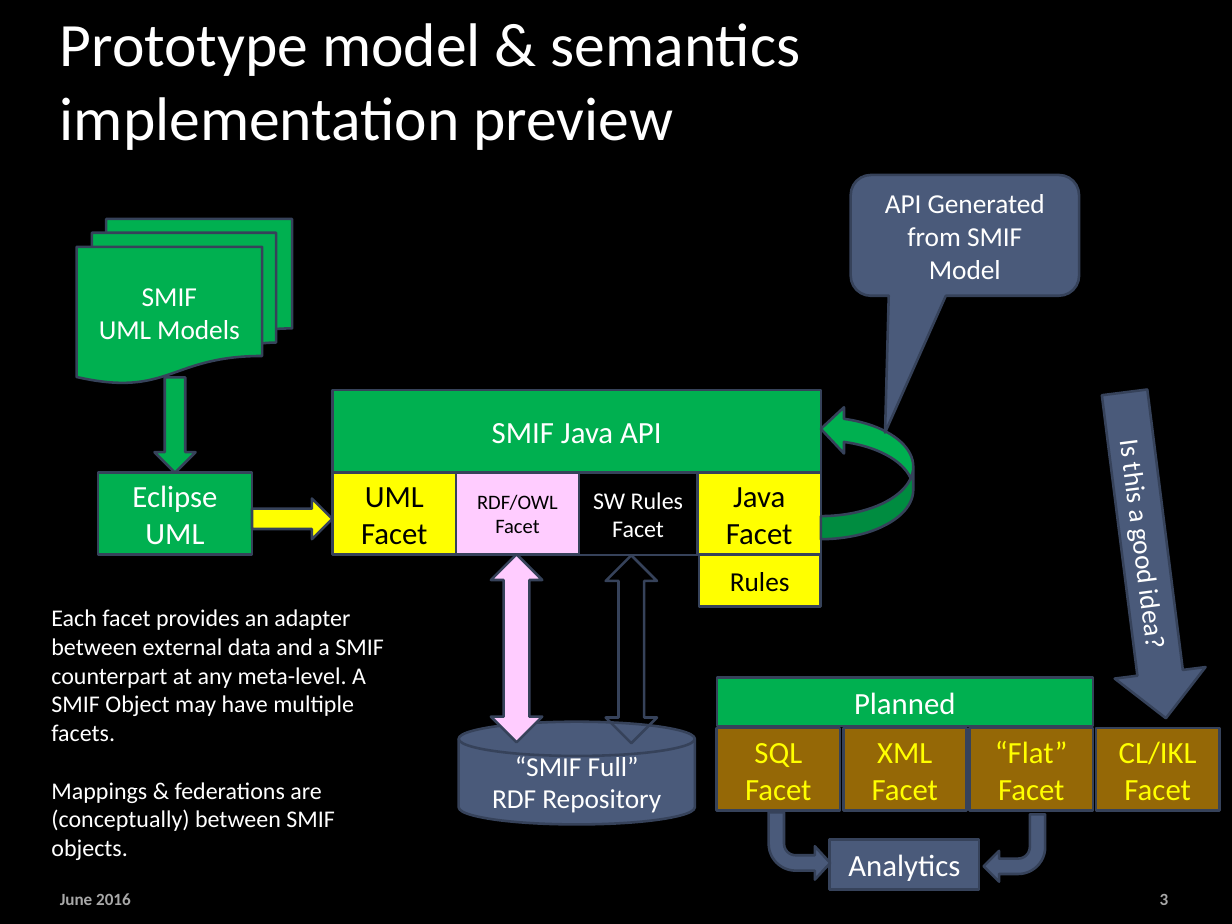
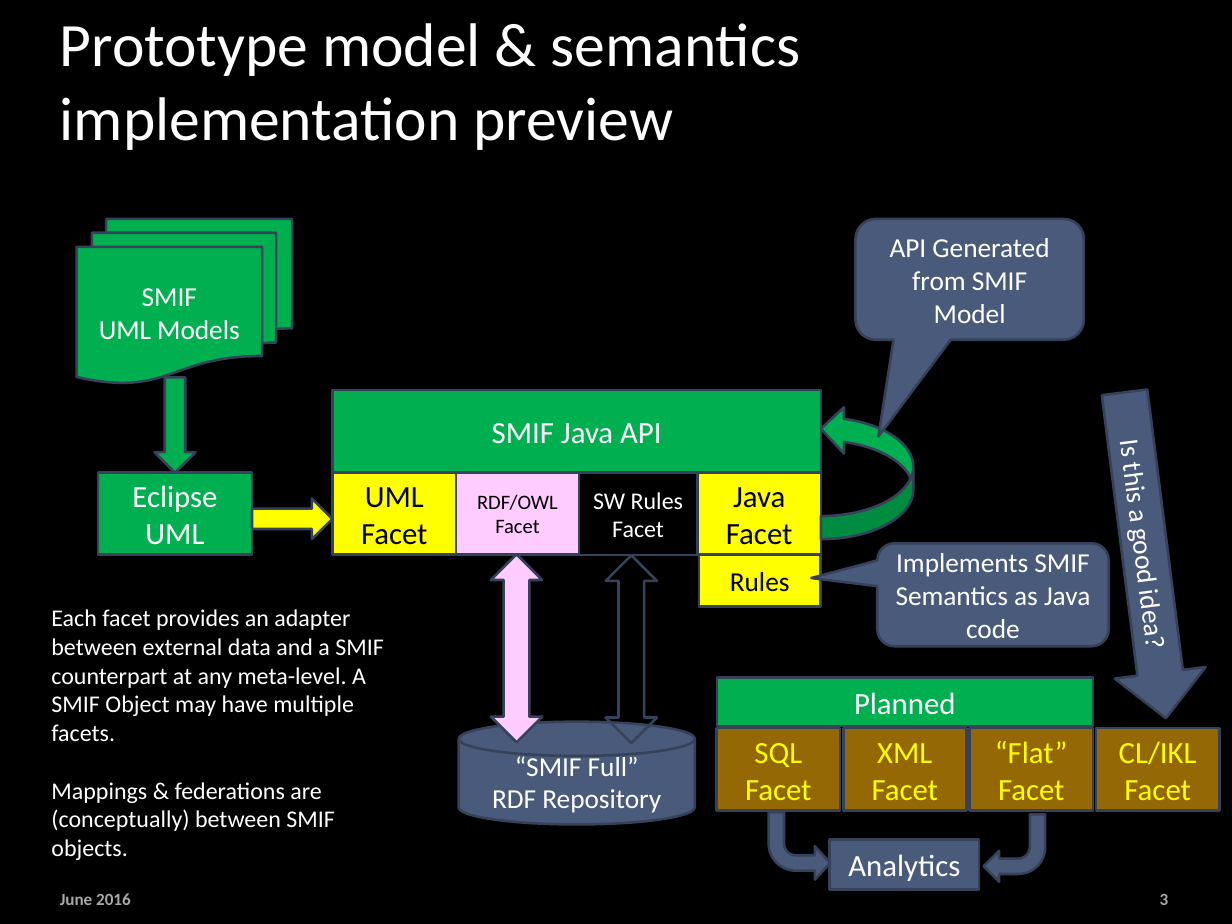
Before and after one commit to ModelDriven/SIMF, a slide deck: slide 3 of Presentations/SIMF_OMG_201709.pptx. Drawn at 1232x924 pixels with LibreOffice and Linux fonts; fonts in the diff are those of the drawing; background and template pictures are left out. Boxes give left, top, right and bottom in pixels: in the first picture for what was removed or moved away, otherwise in the second. Text is boxed around its words. In the diff, an @@ line names an element or a change of style, - is before the commit and + after.

```diff
--- a/Presentations/SIMF_OMG_201709.pptx
+++ b/Presentations/SIMF_OMG_201709.pptx
@@ rounded speech box "API Generated from SMIF Model": place and size @@
-rounded speech box "API Generated from SMIF Model" at (851,175,1079,296)
+rounded speech box "API Generated from SMIF Model" at (855,219,1083,340)
@@ rounded speech box "API Generated from SMIF Model" at (855,219,1083,340): proportions changed @@
@@ rounded speech box added at (877,543,1109,647), fill #4A5A7A, outline #37435A 1.5 pt, 16 pt, text #FFFFFF @@
+Implements SMIF Semantics as Java code
```
Also in this commit, not shown: 1 other slide changed, 4 slides added, 1 other file.
